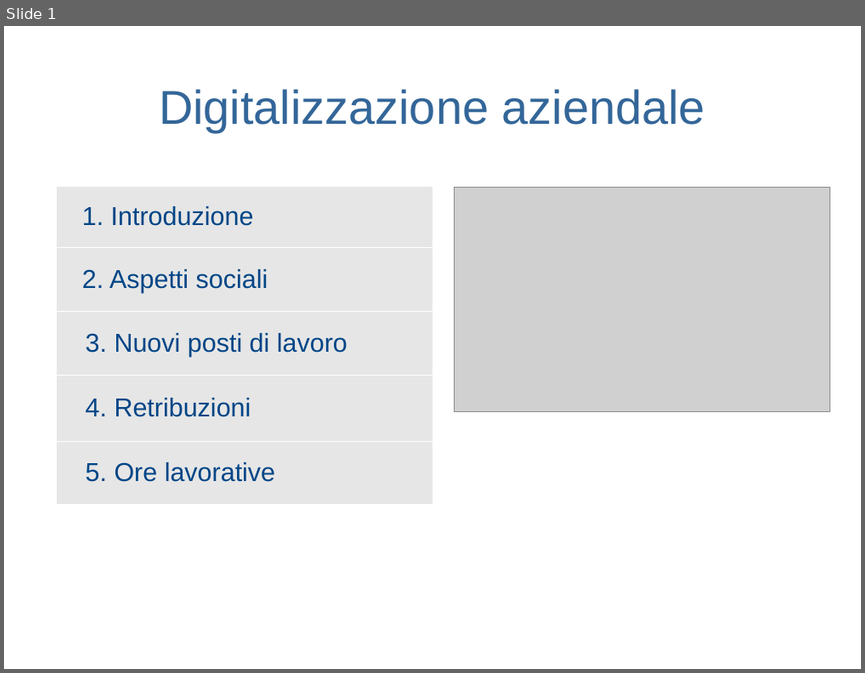
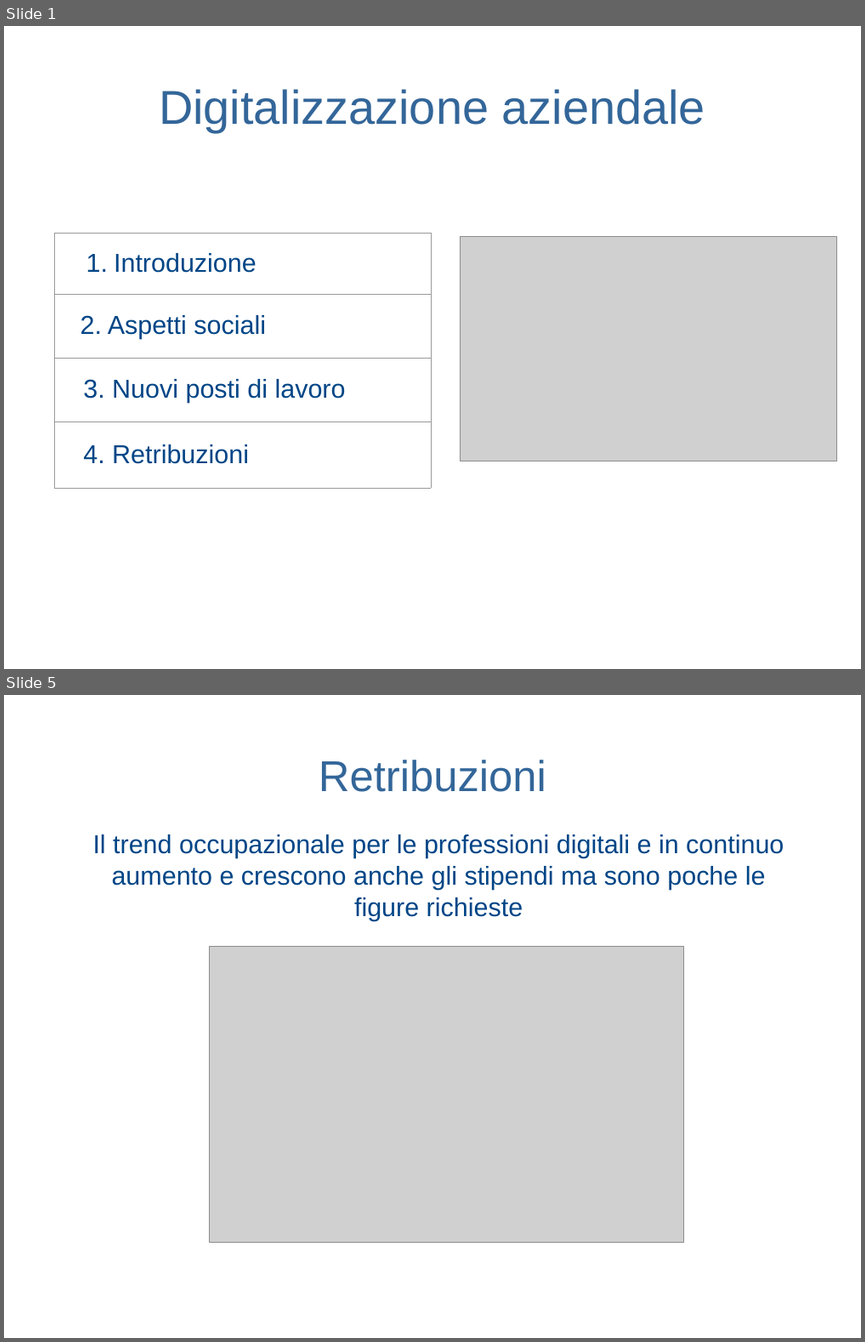
Before and after one commit to yan0z/ISW, a slide deck: Quesito 3 Team/Omar/Digitalizzazione aziendale.odp. Shown one above the other, each under a label of ours: slide 1 before the commit, slides 1 and 5 after it; the slides between them are not shown. The pictures are 865x673 and 865x1342 pixels, drawn with LibreOffice and Linux fonts; fonts in the diff are those of the drawing; grey boxes stand for pictures; background and template pictures are left out. Boxes give left, top, right and bottom in pixels: in the first picture for what was removed or moved away, otherwise in the second. Text is boxed around its words. In the diff, an @@ line names an element or a change of style, - is before the commit and + after.

```diff
--- a/Quesito 3 Team/Omar/Digitalizzazione aziendale.odp
+++ b/Quesito 3 Team/Omar/Digitalizzazione aziendale.odp
@@ slide 5 added at [4,695,861,1338], background picture (left out) @@
@@ title added at [318,760,546,792], 40 pt, text #336699 @@
+Retribuzioni
@@ text added at [93,834,783,920], 24 pt, text #004586 @@
+Il trend occupazionale per le professioni digitali e in continuo aumento e crescono anche gli stipendi ma sono poche le figure richieste
@@ picture added at [209,946,683,1242] @@
@@ slide 1 changed as well @@
@@ table at [54,232,431,488] @@
-row 5: 5. Ore lavorative
@@ table: place and size @@
-table at [56,186,432,505]
+table at [54,232,431,488]
@@ picture: place and size @@
-picture at [454,188,830,413]
+picture at [460,237,837,461]
```
Also in this commit, not shown: 3 other slides added.
